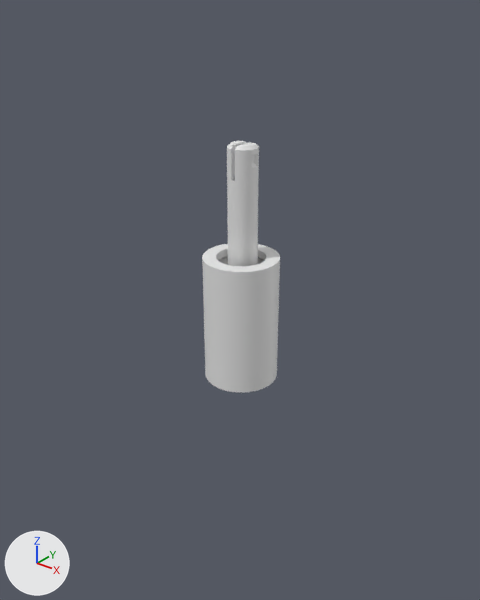
Renders of the glTF model suspension/assets/c2_sleeve.glb from each side of a commit.
One viewpoint serves both versions: a camera (50 mm lens) standing at (47.7, -31.3, -50.1) and looking at (-1.5, 30.1, -88.2). Lighting does not change. The marker at lower left points along +X, +Y and +Z. The first picture is the older version.

Before the edit, the objects in view are built like this:
```python
me_geometry_0 = bpy.data.meshes.new('geometry_0')
me_geometry_0.from_pydata(...)  # 3586 vertices, 7168 faces; spans x -4.8..4.8, y 23.8..33.4, z -99.3..-67.3
ob_geometry_0 = bpy.data.objects.new('geometry_0', me_geometry_0)
ob_geometry_0.location = (0.0, 0.0, 0.0)
```
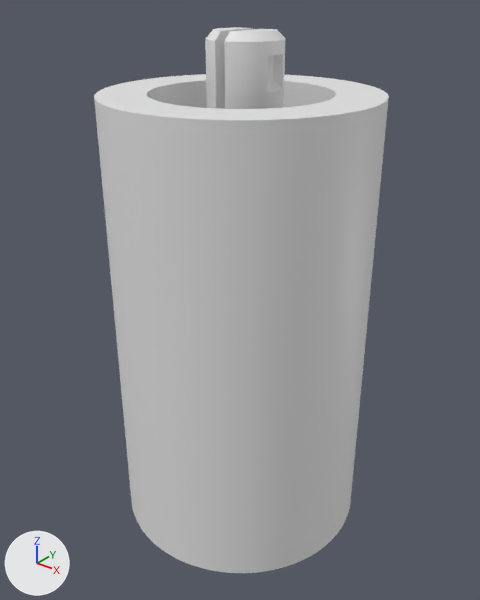
Diff of the bpy script that builds the scene:
```diff
--- a/suspension/assets/c2_sleeve.glb.py
+++ b/suspension/assets/c2_sleeve.glb.py
@@ me_geometry_0 @@
 # used by ob_geometry_0; location = (0.0, 0.0, 0.0)
-me_geometry_0.from_pydata(...)  # 3586 vertices, 7168 faces; spans x -4.8..4.8, y 23.8..33.4, z -99.3..-67.3
+me_geometry_0.from_pydata(...)  # 3586 vertices, 7168 faces; spans x -16.0..16.0, y 12.6..44.6, z -130.0..-55.2
+# me_geometry_0 part 1: the loose piece of 1616 vertices spanning x -1.8..1.8, y 27.0..30.1, z -99.3..-67.3 is scaled about its middle by 2.34, then moved by (0.0, 0.0, -9.3)
+# me_geometry_0 part 2: the loose piece of 1970 vertices spanning x -4.8..4.8, y 23.8..33.4, z -98.0..-81.2 is scaled about its middle by 3.33
```

What differs and where, as boxes [x1, y1, x2, y2] in the pictures (480 x 600 px; the box of a moved part takes in the faces that stretch with it):
'geometry_0', reshaped (275% wider, 117% taller): before [202, 141, 280, 392]; after [94, 27, 389, 573]
part 1 of me_geometry_0, moved or reshaped: before [227, 141, 259, 266]; after [205, 27, 285, 109]
part 2 of me_geometry_0, moved or reshaped: before [202, 244, 280, 392]; after [94, 74, 389, 573]
